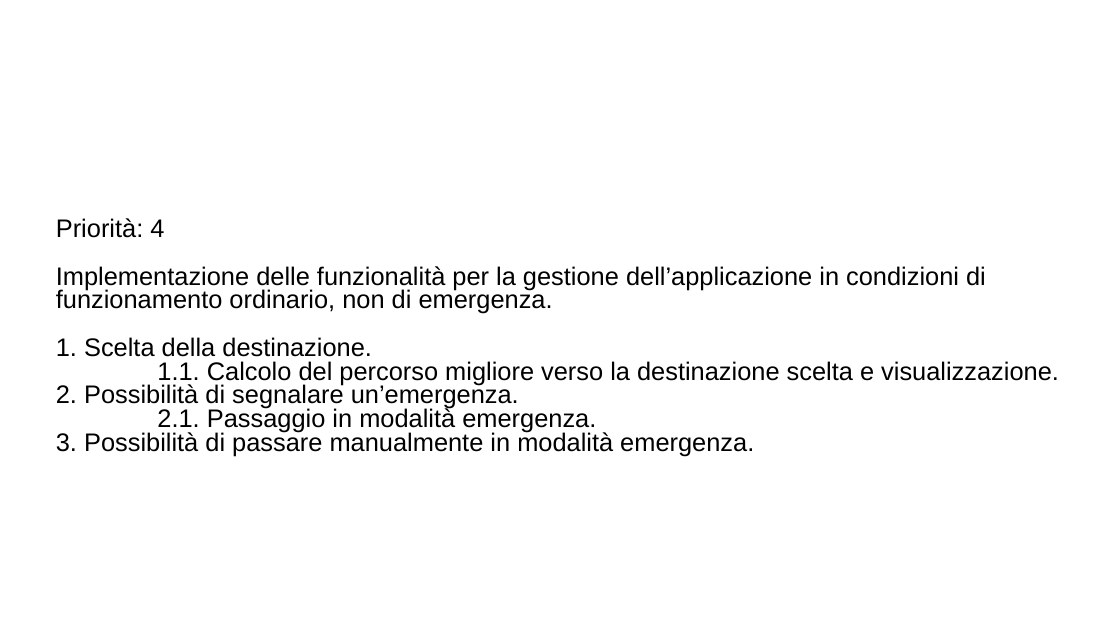
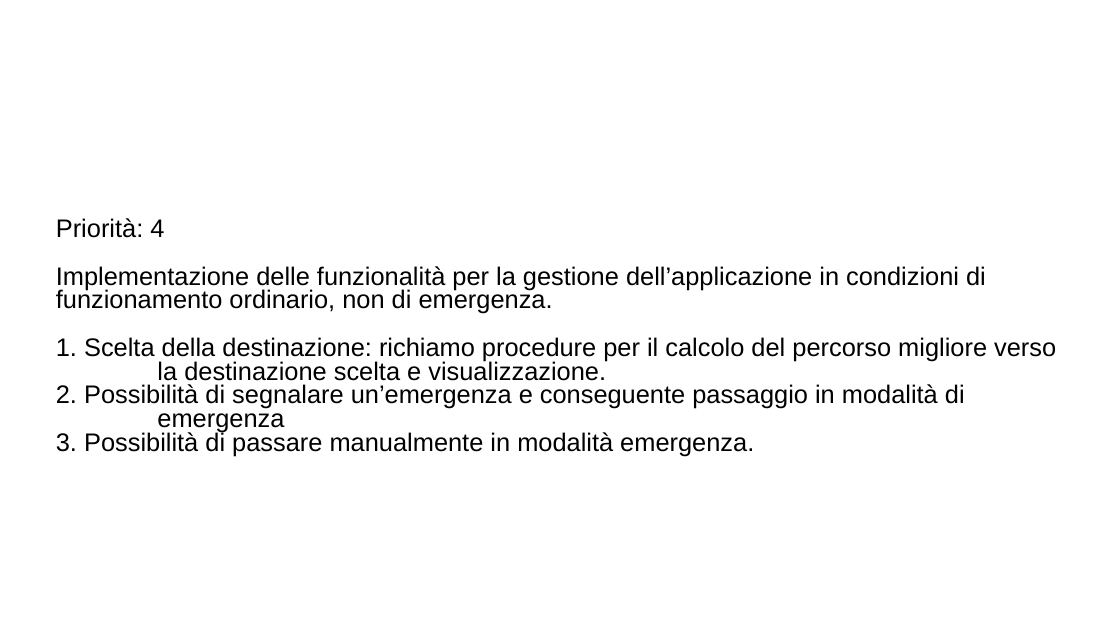
Before and after one commit to ecorradini/ProgettoIDS, a slide deck: slide 5 of AnalisiRequisiti/UserStories.ppt. Drawn at 1120x630 pixels with LibreOffice and Linux fonts; fonts in the diff are those of the drawing; background and template pictures are left out. Boxes give left, top, right and bottom in pixels: in the first picture for what was removed or moved away, otherwise in the second. Text is boxed around its words. In the diff, an @@ line names an element or a change of style, - is before the commit and + after.

```diff
--- a/AnalisiRequisiti/UserStories.ppt
+++ b/AnalisiRequisiti/UserStories.ppt
@@ subtitle at [56, 337, 1056, 433]: text changed @@
-1. Scelta della destinazione.
-1.1. Calcolo del percorso migliore verso la destinazione scelta e visualizzazione.
-2. Possibilità di segnalare un’emergenza.
-2.1. Passaggio in modalità emergenza.
+1. Scelta della destinazione: richiamo procedure per il calcolo del percorso migliore verso la destinazione scelta e visualizzazione.
+2. Possibilità di segnalare un’emergenza e conseguente passaggio in modalità di emergenza
```
Also in this commit, not shown: 3 other slides changed, 3 other files.
